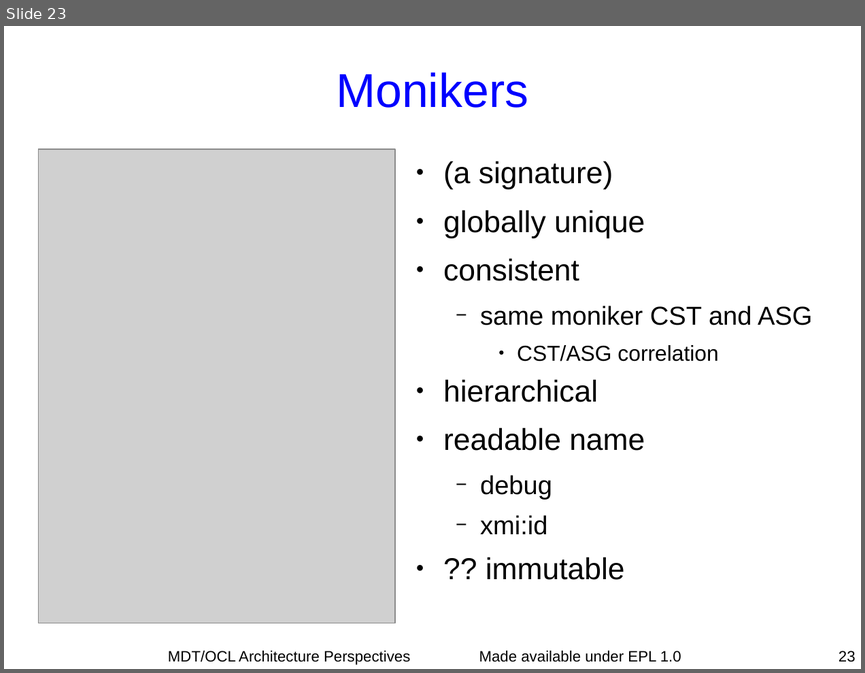
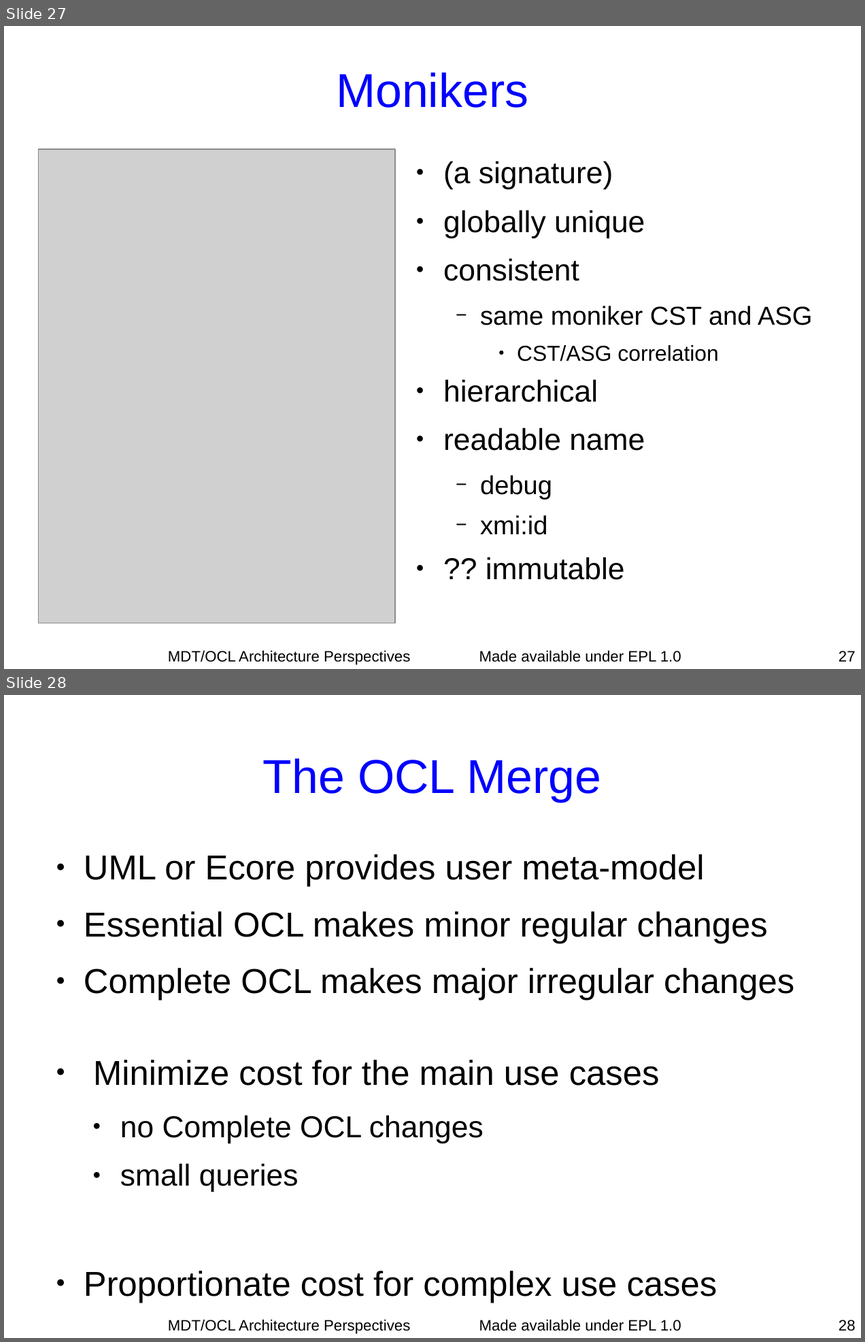
Before and after one commit to eclipse-ocl/ocl-website, a slide deck: ocl/docs/publications/Dresden2010Visit/DresdenVisit.odp. Shown one above the other, each under a label of ours: slide 23 before the commit, slides 27 and 28 after it. The pictures are 865x673 and 865x1342 pixels, drawn with LibreOffice and Linux fonts; fonts in the diff are those of the drawing; grey boxes stand for pictures. Boxes give left, top, right and bottom in pixels: in the first picture for what was removed or moved away, otherwise in the second. Text is boxed around its words. In the diff, an @@ line names an element or a change of style, - is before the commit and + after.

```diff
--- a/ocl/docs/publications/Dresden2010Visit/DresdenVisit.odp
+++ b/ocl/docs/publications/Dresden2010Visit/DresdenVisit.odp
@@ slide 28 added at [4, 695, 861, 1338], background #FFFFFF; not listed: 1 template element that a slide beside it also shows @@
@@ title added at [263, 758, 602, 802], 44 pt, text #0000FF @@
+The OCL Merge
@@ text added at [84, 854, 794, 1302], 32 pt, text #000000 @@
+● UML or Ecore provides user meta-model
+● Essential OCL makes minor regular changes
+● Complete OCL makes major irregular changes
+● Minimize cost for the main use cases
+  ● no Complete OCL changes
+  ● small queries
+● Proportionate cost for complex use cases
@@ text added at [168, 1319, 410, 1334], 14 pt, text #000000 @@
+MDT/OCL Architecture Perspectives
@@ page number added at [838, 1319, 855, 1331], 14 pt, text #000000 @@
+28
@@ what was slide 23 is now slide 27 @@
@@ page number at [838, 650, 855, 661]: text changed @@
-23
+27
```
Also in this commit, not shown: 12 slides changed, 8 other slides added, 2 slides removed.
